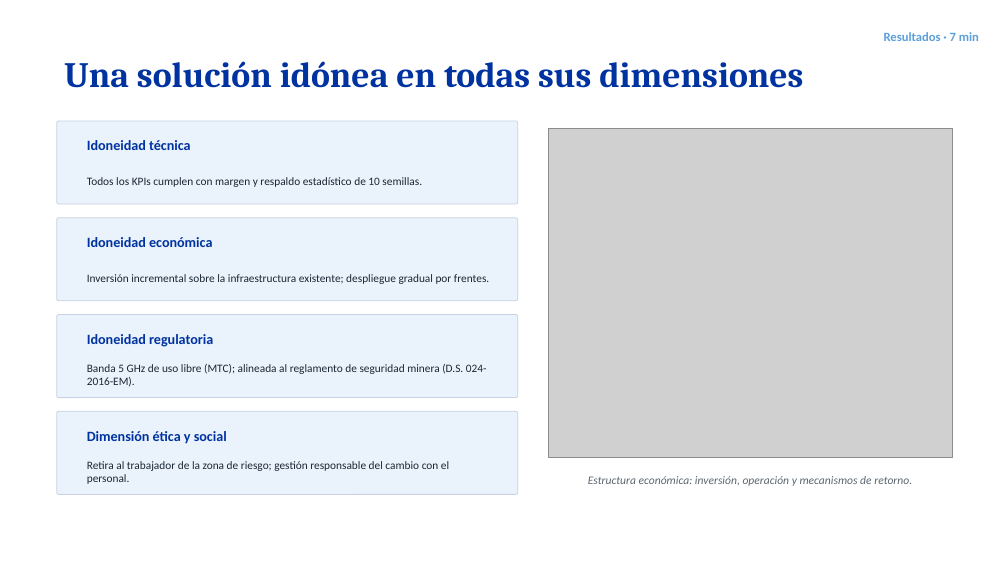
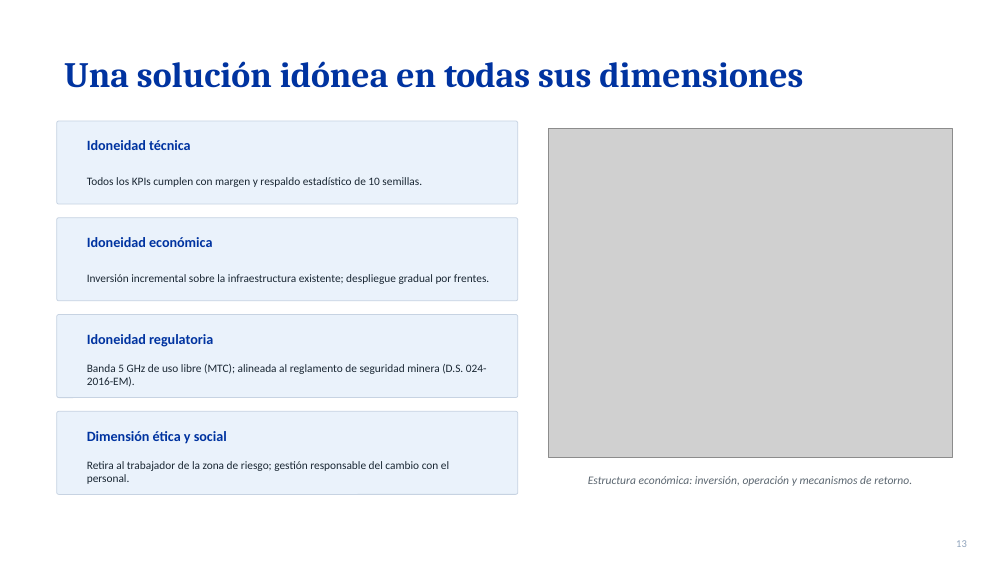
Before and after one commit to AdrianLopez012/tesis-lhd-802.11ac, a slide deck: slide 13 of fase4/presentacion/sustentacion_tesis_v2.pptx. Drawn at 1008x567 pixels with LibreOffice and Linux fonts; fonts in the diff are those of the drawing; grey boxes stand for pictures. Boxes give left, top, right and bottom in pixels: in the first picture for what was removed or moved away, otherwise in the second. Text is boxed around its words. In the diff, an @@ line names an element or a change of style, - is before the commit and + after.

```diff
--- a/fase4/presentacion/sustentacion_tesis_v2.pptx
+++ b/fase4/presentacion/sustentacion_tesis_v2.pptx
@@ text removed at [884, 32, 979, 41] @@
-Resultados · 7 min
@@ page number added at [956, 540, 967, 547], 10 pt, text #8FA3BC @@
+13
```
Also in this commit, not shown: 14 other slides changed, 2 other files.
